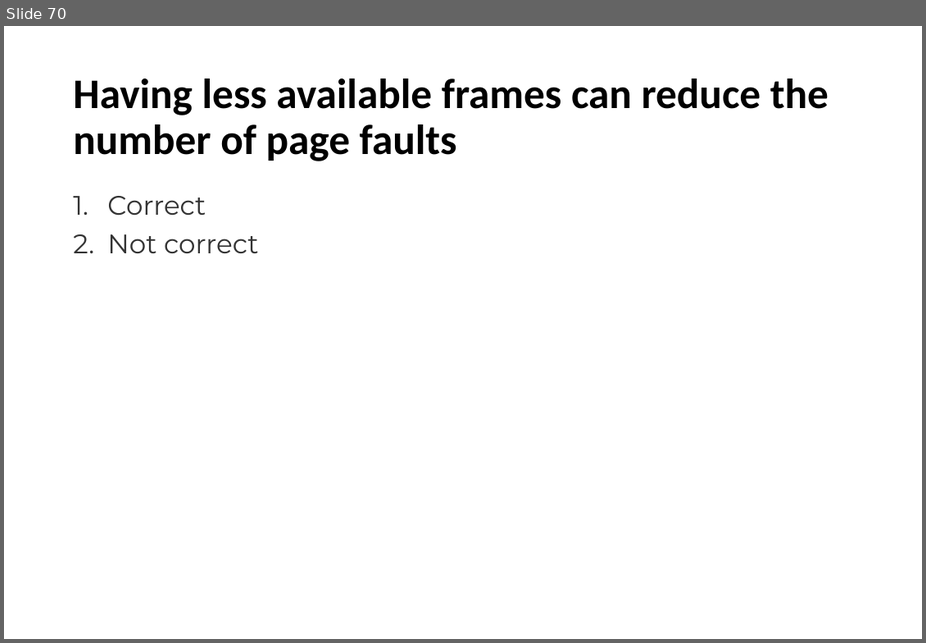
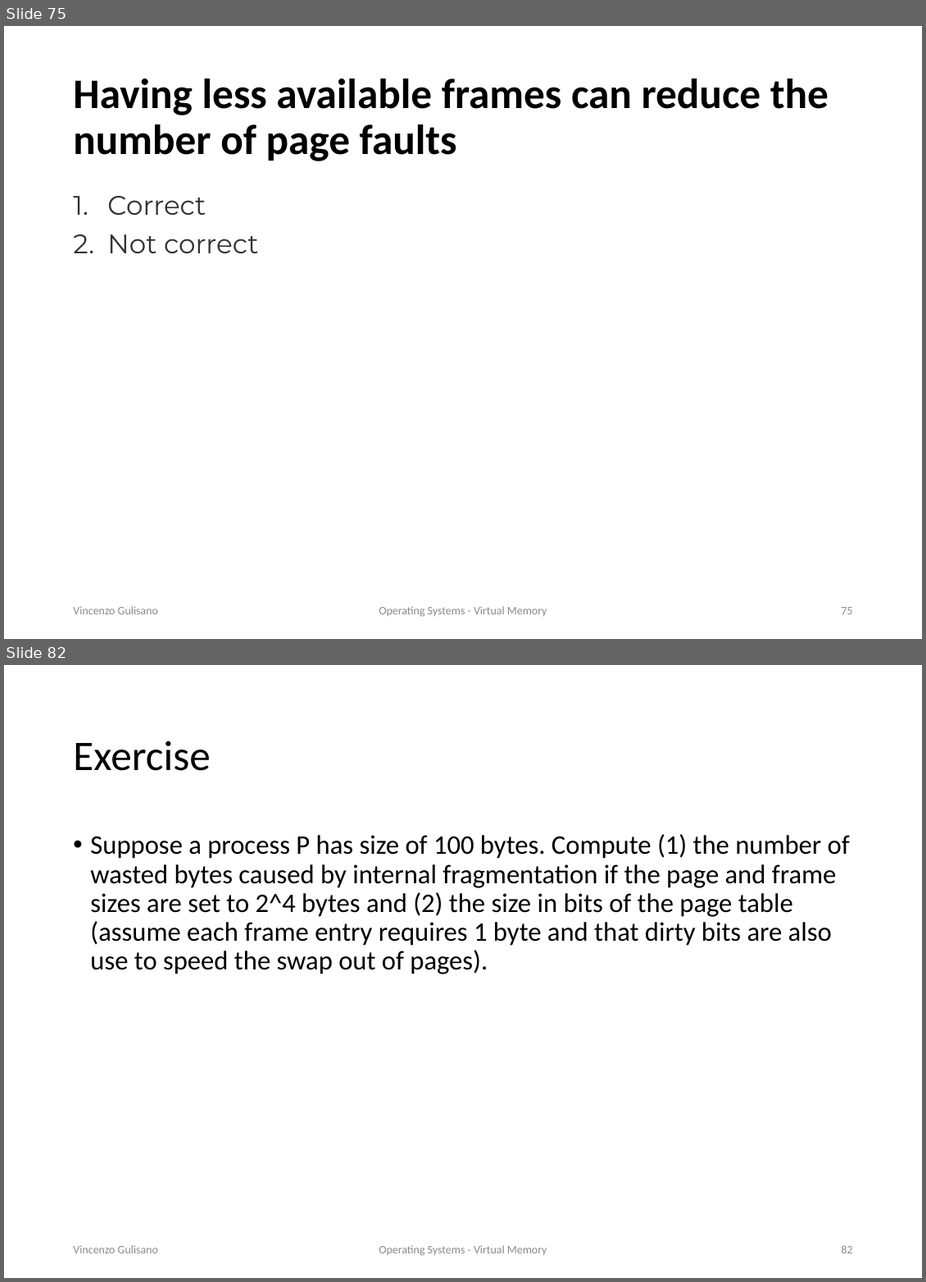
Before and after one commit to vincenzo-gulisano/os_material, a slide deck: slides/virtual_memory.pptx. Shown one above the other, each under a label of ours: slide 70 before the commit, slides 75 and 82 after it; the slides between them are not shown. The pictures are 926x643 and 926x1282 pixels, drawn with LibreOffice and Linux fonts; fonts in the diff are those of the drawing. Boxes give left, top, right and bottom in pixels: in the first picture for what was removed or moved away, otherwise in the second. Text is boxed around its words. In the diff, an @@ line names an element or a change of style, - is before the commit and + after.

Commit message:
changed logo, moved exercises, updated overview for lecture on virtual memory

```diff
--- a/slides/virtual_memory.pptx
+++ b/slides/virtual_memory.pptx
@@ slide 82 added at [4, 665, 922, 1278], background #FFFFFF @@
@@ title added at [73, 740, 210, 771], 49.5 pt, text #000000 @@
+Exercise
@@ text added at [90, 834, 850, 974], 31.5 pt, text #000000 @@
+• Suppose a process P has size of 100 bytes. Compute (1) the number of wasted bytes caused by internal fragmentation if the page and frame sizes are set to 2^4 bytes and (2) the size in bits of the page table (assume each frame entry requires 1 byte and that dirty bits are also use to speed the swap out of pages).
@@ text added at [73, 1245, 158, 1253], 13.5 pt, text #8C8C8C @@
+Vincenzo Gulisano
@@ text added at [379, 1245, 548, 1255], 13.5 pt, text #8C8C8C @@
+Operating Systems - Virtual Memory
@@ page number added at [841, 1245, 853, 1253], 13.5 pt, text #8C8C8C @@
+82
@@ what was slide 70 is now slide 75 @@
@@ slide 75 changed as well @@
@@ text added at [73, 606, 158, 614], 13.5 pt, text #8C8C8C @@
+Vincenzo Gulisano
@@ text added at [379, 606, 548, 616], 13.5 pt, text #8C8C8C @@
+Operating Systems - Virtual Memory
@@ page number added at [841, 607, 853, 614], 13.5 pt, text #8C8C8C @@
+75
```
Also in this commit, not shown: 7 other slides changed, 6 other slides added, 2 other files.
